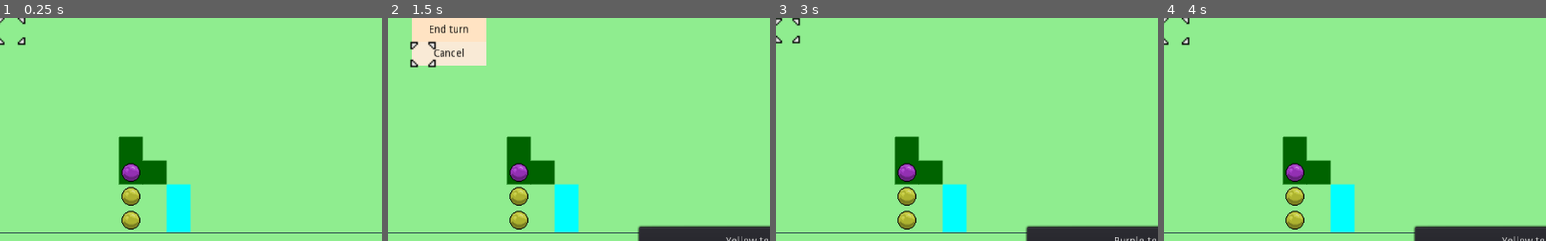
Above: before the commit, frames 1-4 (left to right).
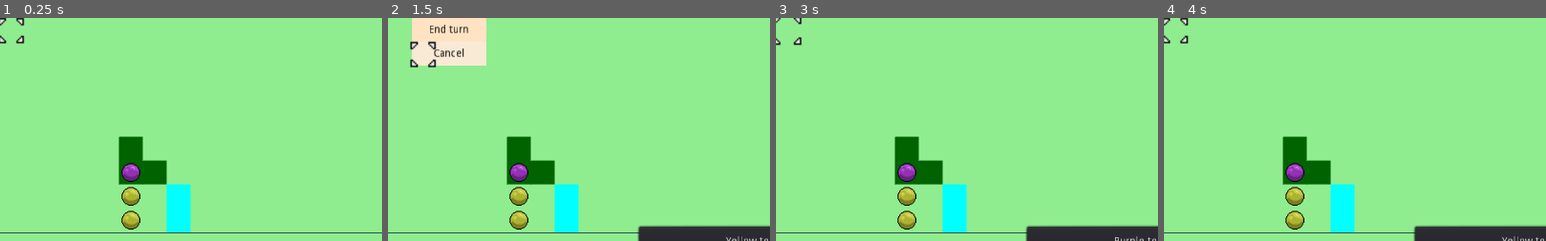
Above: after the commit, the same moments.

Repository: DaveRendell/gridcursor
Game: Godot game, scene res://src/map/SquareGrid.tscn
Two runs of this game, one before a commit and one after it. Both use one fixed random seed, a clock stepped at 60 frames per second and the inputs below.
Inputs (mouse positions are % of the whole screen's width and height, from its top left):
- Up to frame 1 (0.25 s): no input
- Up to frame 2 (1.5 s): tap Enter (ui_accept) at 0.5, 0.77 s; move the mouse to (72, 45) at 0.52 s; hold Right (ui_right) 0.53-1.28 s; click (72, 45) at 0.67 s; move the mouse to (30, 55) at 1.27 s; hold Down (ui_down) from 1.28 s (still down)
- Up to frame 3 (3 s): tap Enter (ui_accept) at 1.52, 2 s; move the mouse to (60, 28) at 2.02 s; release Down (ui_down) at 2.03 s; hold Right (ui_right) 2.03-2.78 s; move the mouse to (45, 70) at 2.77 s; hold Up (ui_up) from 2.78 s (still down); click (45, 70) at 2.92 s
- Up to frame 4 (4 s): tap Enter (ui_accept) at 3.02, 3.77 s; move the mouse to (80, 65) at 3.52 s; release Up (ui_up) at 3.53 s; hold Left (ui_left) from 3.53 s (still down)
The pictures show only the part of the screen within x 0-50%, y 0-50%; the shares and areas given below are measured in that part.

The runs differ from the first frame. In frame 1, 0.3% of the frame differs, in the area x 0-7%, y 0-13%; in frame 2, nothing differs; in frame 3, 0.3%; in frame 4, 0.3%.

Commit message:
Implement rolling for attacks

Diff:
--- a/src/PopupDialog.tscn
+++ b/src/PopupDialog.tscn
@@ -5,14 +5,14 @@
 margin_bottom = 40.0
 
 [node name="CenterContainer" type="CenterContainer" parent="."]
-margin_left = 2.0
-margin_top = 1.0
-margin_right = 354.0
-margin_bottom = 41.0
+margin_left = 4.0
+margin_top = 4.0
+margin_right = 348.0
+margin_bottom = 36.0
 
 [node name="Label" type="Label" parent="CenterContainer"]
-margin_left = 163.0
-margin_top = 13.0
-margin_right = 188.0
-margin_bottom = 27.0
+margin_left = 159.0
+margin_top = 9.0
+margin_right = 184.0
+margin_bottom = 23.0
 text = "text"
--- a/src/map/SquareGrid.tscn
+++ b/src/map/SquareGrid.tscn
@@ -8,3 +8,6 @@
 
 [node name="Background" parent="." index="0"]
 show_behind_parent = true
+
+[node name="Cursor" parent="." index="1"]
+frame = 1
--- a/src/map/Unit.gd
+++ b/src/map/Unit.gd
@@ -5,10 +5,6 @@
 
 export var movement = 6
 export var movement_type = "foot"
-var attacks = [
-	Attack.new("Greatsword", 1, 1),
-	Attack.new("Shortbow", 2, 6),
-]
 
 export var team = 0
 
@@ -22,6 +18,7 @@
 }
 var unit_state: int = 0
 
+# Calculated on unit select
 var remaining_movement_at_cell: CoordinateMap = null
 var default_attack_sources: CoordinateMap = null
 var all_attack_sources: CoordinateMap = null
@@ -36,7 +33,6 @@
 	self.team = team
 	self.x = coordinate.x
 	self.y = coordinate.y
-	self.attacks = character.attacks()
 
 	if team == 0:
 		$AnimatedSprite.animation = "purple"
@@ -154,8 +150,8 @@
 
 	var distance_to_target = map.distance(path.last(), map.cursor)
 	var menu_options = []
-	for i in attacks.size():
-		var attack: Attack = attacks[i]
+	for i in character.attacks().size():
+		var attack: Attack = character.attacks()[i]
 		if attack.can_attack_distance(distance_to_target):
 			menu_options.append(MenuOption.new(str(i), attack.name))
 	menu_options.append(MenuOption.new("cancel", "Cancel"))
@@ -178,9 +174,27 @@
 		state_to_selected(map, path)
 	else:
 		var attack_id = int(option)
-		var attack = attacks[attack_id]
+		var attack = character.attacks()[attack_id]
 		print("Attacking using %s" % [attack.name])
-		attacked_node.queue_free() # TODO: damage rather than instadeath
+
+		var best_stat = -1
+		for stat in attack.attacking_stats:
+			if character.stats[stat] > character.stats[best_stat]:
+				best_stat = stat
+
+		var rng = RandomNumberGenerator.new()
+		rng.randomize()
+		var d1 = rng.randi_range(1, 6)
+		var d2 = rng.randi_range(1, 6)
+		var roll = d1 + d2 + character.stats[best_stat]
+		print("Rolled %s = [%s + %s] + %s" % [roll, d1, d2, character.stats[best_stat]])
+		var def = attacked_node.character.defence()
+
+		if roll >= def:
+			print("Beat enemy defence (%s)" % [def])
+			attacked_node.queue_free()
+		else:
+			print("Failed to beat enemy defence (%s)" % [def])
 		update_position(map, path.last())
 		state_to_done(map)
 
@@ -283,8 +297,8 @@
 		var unit: Unit = map.node_array().at(unit_coordinate)
 		if unit.team != team:
 			var attacks_in_range = []
-			for i in attacks.size():
-				var attack = attacks[i]
+			for i in character.attacks().size():
+				var attack = character.attacks()[i]
 				if attack.can_attack_distance(map.distance(position, unit_coordinate)):
 					attacks_in_range.append(i)
 			if attacks_in_range.size() > 0:
--- a/src/map/Unit.tscn
+++ b/src/map/Unit.tscn
@@ -20,9 +20,6 @@
 
 [node name="Unit" instance=ExtResource( 1 )]
 script = ExtResource( 2 )
-movement = 6
-movement_type = "foot"
-team = 0
 
 [node name="AnimatedSprite" type="AnimatedSprite" parent="." index="0"]
 frames = SubResource( 1 )
--- a/src/map/attack.gd
+++ b/src/map/attack.gd
@@ -3,11 +3,15 @@
 var name: String
 var min_range: int
 var max_range: int
+var attacking_stats: Array
+var damage: int
 
-func _init(name: String, min_range: int, max_range: int):
+func _init(name: String, min_range: int, max_range: int, attacking_stats: Array, damage: int):
 	self.name = name
 	self.min_range = min_range
 	self.max_range = max_range
+	self.attacking_stats = attacking_stats
+	self.damage = damage
 
 func can_attack_distance(distance: int) -> bool:
 	return min_range <= distance and max_range >= distance
--- a/src/models/character.gd
+++ b/src/models/character.gd
@@ -2,11 +2,8 @@
 
 var display_name: String
 
-# Stats
-var might: int = 0
-var precision: int = 0
-var knowledge: int = 0
-var wit: int = 0
+# Might, Precision, Knowledge, Wit
+var stats = [0, 0, 0, 0]
 
 var hp: int = 1
 
@@ -35,15 +32,12 @@
 	wit: int = 0
 ):
 	self.display_name = display_name
-	self.might = might
-	self.precision = precision
-	self.knowledge = knowledge
-	self.wit = wit
+	self.stats = [might, precision, knowledge, wit]
 	self.hp = max_hp()
 	self.equipment = CharacterEquipment.new()
 
 func max_hp() -> int:
-	return int(max(2 * might + precision + knowledge + wit, 1))
+	return int(max(2 * stats[0] + stats[1] + stats[2] + stats[3], 1))
 
 func defence() -> int:
 	var base_defence: int = 7
@@ -55,7 +49,7 @@
 			base_defence = max(base_defence, item.set_base_defence())
 			defence_boost += item.set_defence_boost()
 
-	return base_defence + precision + defence_boost
+	return base_defence + stats[1] + defence_boost
 
 func equip(slot: String, item: Equipment) -> void:
 	if slot == "dual_hand":
--- a/src/models/weapon.gd
+++ b/src/models/weapon.gd
@@ -32,4 +32,4 @@
 		self.equipable_slots = ["main_hand", "off_hand"]
 
 func get_attacks() -> Array:
-	return [Attack.new(display_name, min_range, max_range)]
+	return [Attack.new(display_name, min_range, max_range, attacking_stats, damage)]
